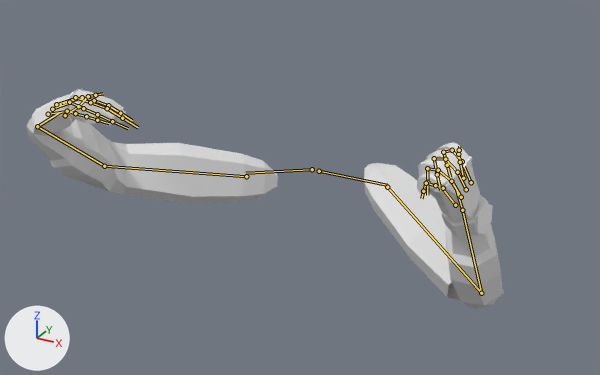
A saved change to the FBX model CrueltySquad2/Assets/ART/Models/Luuk/player arms.fbx.
One viewpoint serves both versions: a 50 mm camera at (0.68, -1.295, 0.617) aimed at (0.065, -0.178, 0.059). The axes (+X, +Y, +Z) are drawn at lower left. The lights are the same throughout. Both versions are drawn at frame 1 of the action 'metarig|RocketShoot'; the numbers are the values there. The bones that bend it are drawn over the model as lines.
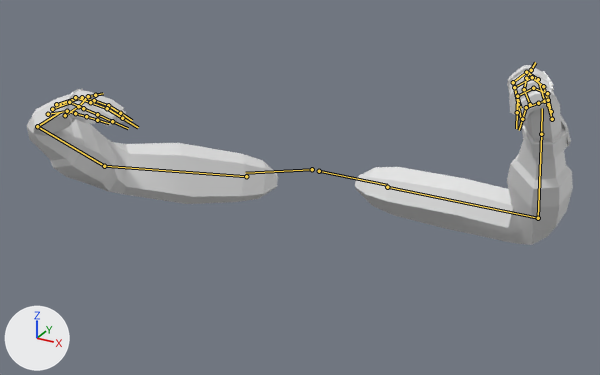
Boxes (x1, y1, x2, y2) around the edits, measured in the pictures (600 x 375 px):
```json
{"object": "Cube", "change": "posed", "before": [27, 88, 504, 310], "after": [27, 65, 573, 245], "on screen": "14% wider, 19% shorter"}
{"bone": "upper_arm.L", "before": "(387, 187) to (481, 293)", "after": "(387, 187) to (538, 218)"}
{"bone": "forearm.L", "before": "(481, 293) to (462, 210)", "after": "(538, 218) to (541, 134)"}
{"bone": "hand.L", "before": "(462, 210) to (456, 190)", "after": "(541, 134) to (542, 108)"}
```

The change, as JSON lines over the scene's bpy script:
```json
{"block": "bone_upper_arm_l", "where": "bone_upper_arm_l = bpy.data.objects['metarig'].pose.bones['upper_arm.L']  # child of 'shoulder.L'"}
{"op": "set", "path": "bone_upper_arm_l.rotation_quaternion", "old": "(0.873, 0.263, 0.381, 0.153)", "new": "(1.0, 0.0, 0.0, 0.0)", "note": "degrees (45, 36, 35) -> degrees (0, 0, 0)"}
{"block": "bone_forearm_l", "where": "bone_forearm_l = bpy.data.objects['metarig'].pose.bones['forearm.L']  # child of 'upper_arm.L'"}
{"op": "set", "path": "bone_forearm_l.rotation_quaternion", "old": "(0.461, -0.073, -0.438, 0.768)", "new": "(0.644, 0.253, -0.313, 0.651)", "note": "degrees (-51, -17, 126) -> degrees (-7, -47, 94)"}
{"block": "bone_hand_l", "where": "bone_hand_l = bpy.data.objects['metarig'].pose.bones['hand.L']  # child of 'forearm.L'"}
{"op": "set", "path": "bone_hand_l.rotation_quaternion", "old": "(0.956, 0.05, -0.281, -0.069)", "new": "(0.99, 0.044, -0.13, 0.037)", "note": "degrees (9, -32, -11) -> degrees (5, -15, 4)"}
```
